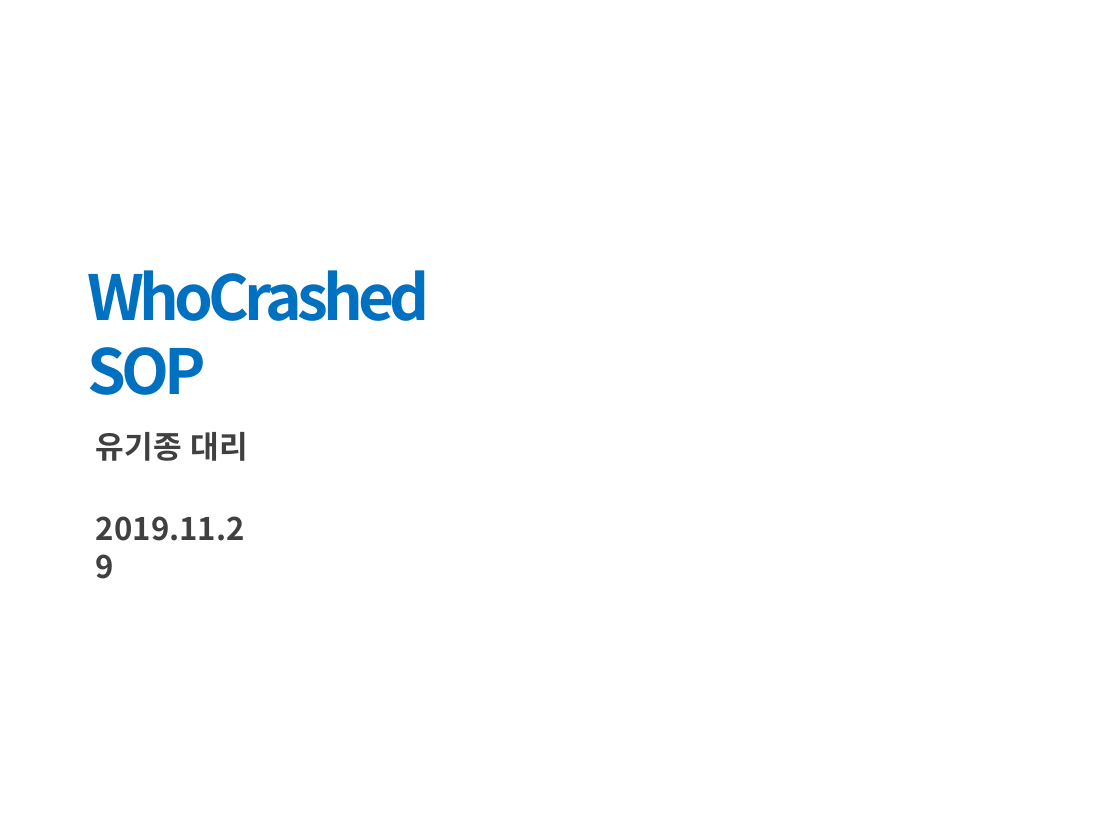
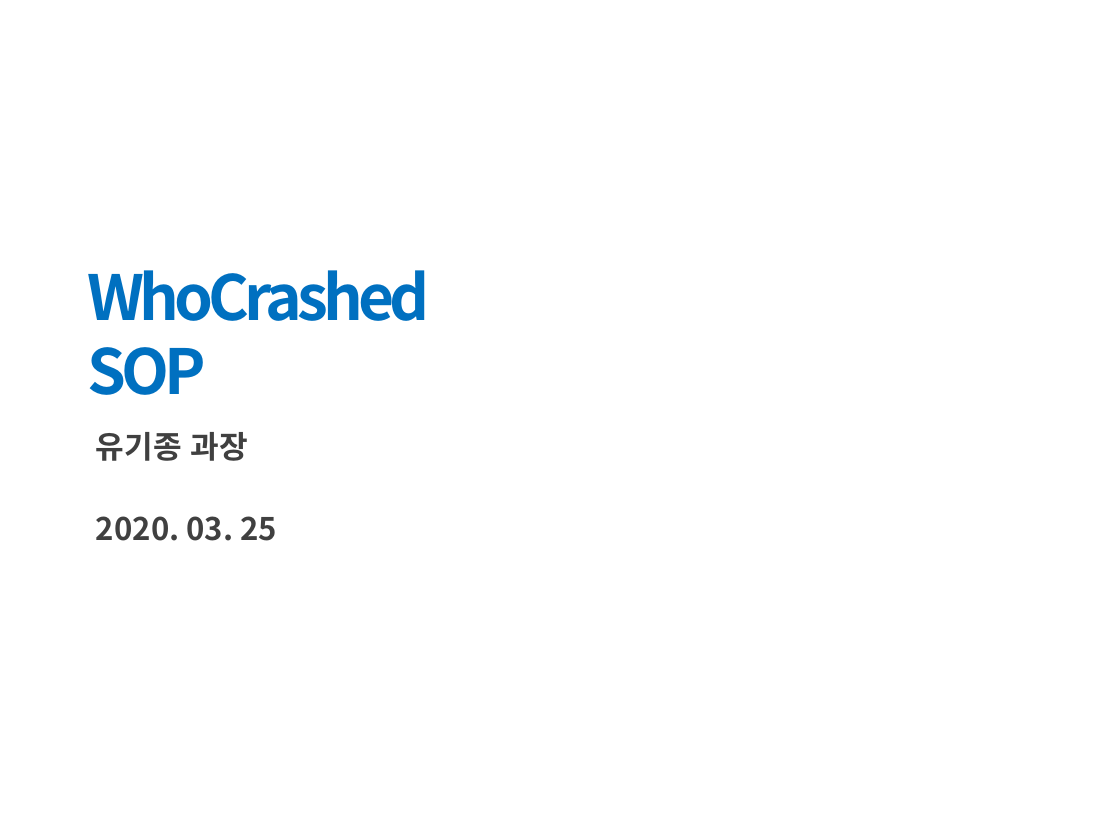
Before and after one commit to kkubunge/V1.1.3_Build_10, a slide deck: slide 1 of Document/01_SOP_기능자료/WhoCrush.pptx. Drawn at 1120x840 pixels with LibreOffice and Linux fonts; fonts in the diff are those of the drawing; background and template pictures are left out. Boxes give left, top, right and bottom in pixels: in the first picture for what was removed or moved away, otherwise in the second. Text is boxed around its words. In the diff, an @@ line names an element or a change of style, - is before the commit and + after.

```diff
--- a/Document/01_SOP_기능자료/WhoCrush.pptx
+++ b/Document/01_SOP_기능자료/WhoCrush.pptx
@@ text at box(96, 432, 248, 461): text changed @@
-유기종 대리
+유기종 과장
@@ text at box(96, 516, 278, 541): text changed @@
-2019.11.29
+2020. 03. 25
```
Also in this commit, not shown: 2 slides added, 26 other files.
